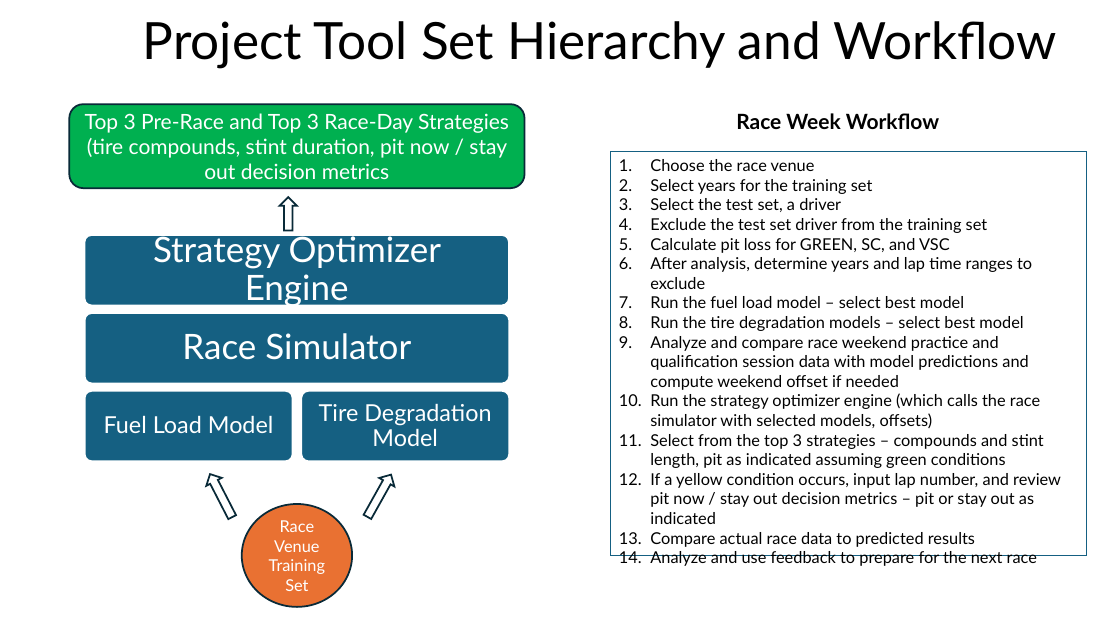
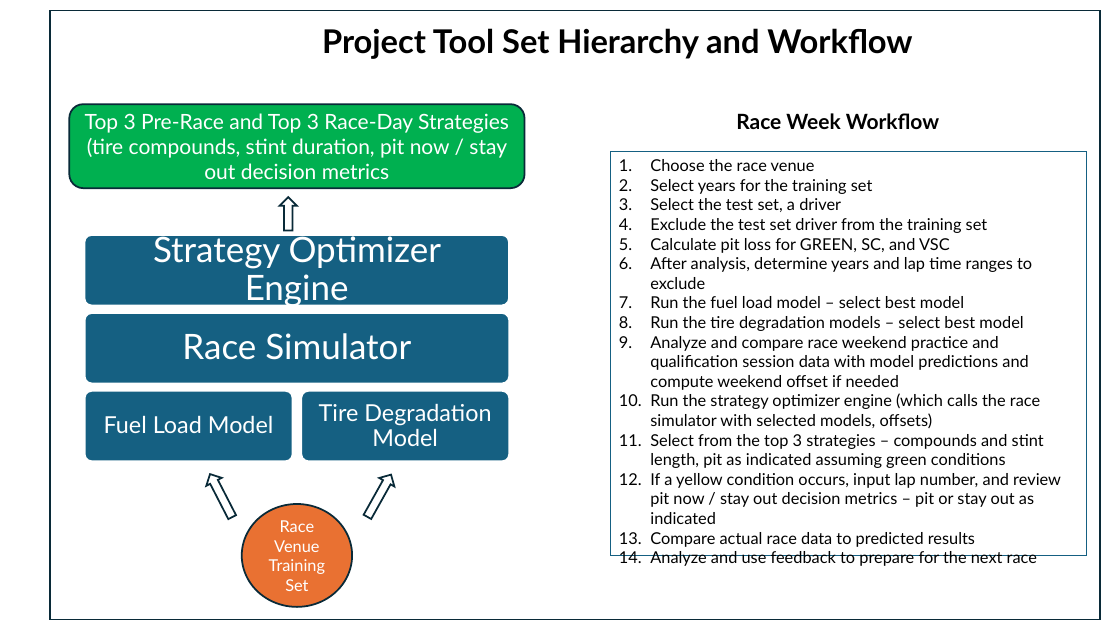
Before and after one commit to jeffreylgoode/f1-capstone-project, a slide deck: slide 1 of data/workflow.pptx. Drawn at 1120x630 pixels with LibreOffice and Linux fonts; fonts in the diff are those of the drawing. Boxes give left, top, right and bottom in pixels: in the first picture for what was removed or moved away, otherwise in the second. Text is boxed around its words. In the diff, an @@ line names an element or a change of style, - is before the commit and + after.

Commit message:
Adding text and cleaning up workflow diagram.

```diff
--- a/data/workflow.pptx
+++ b/data/workflow.pptx
@@ rectangle added at bbox=[50, 10, 1101, 619], outline #092A39 1.5 pt @@
@@ title "Project Tool Set Hierarchy and ..." at bbox=[322, 28, 912, 59]: size 44 to 28 pt, bold on; alignment left to centre @@
```
Also in this commit, not shown: 2 other files.
